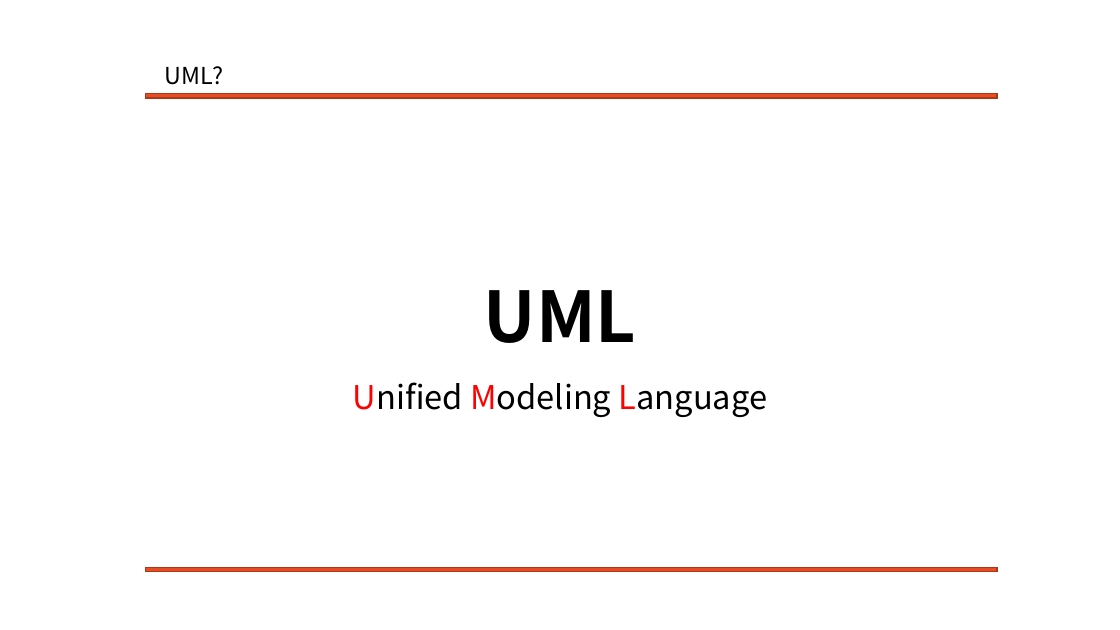
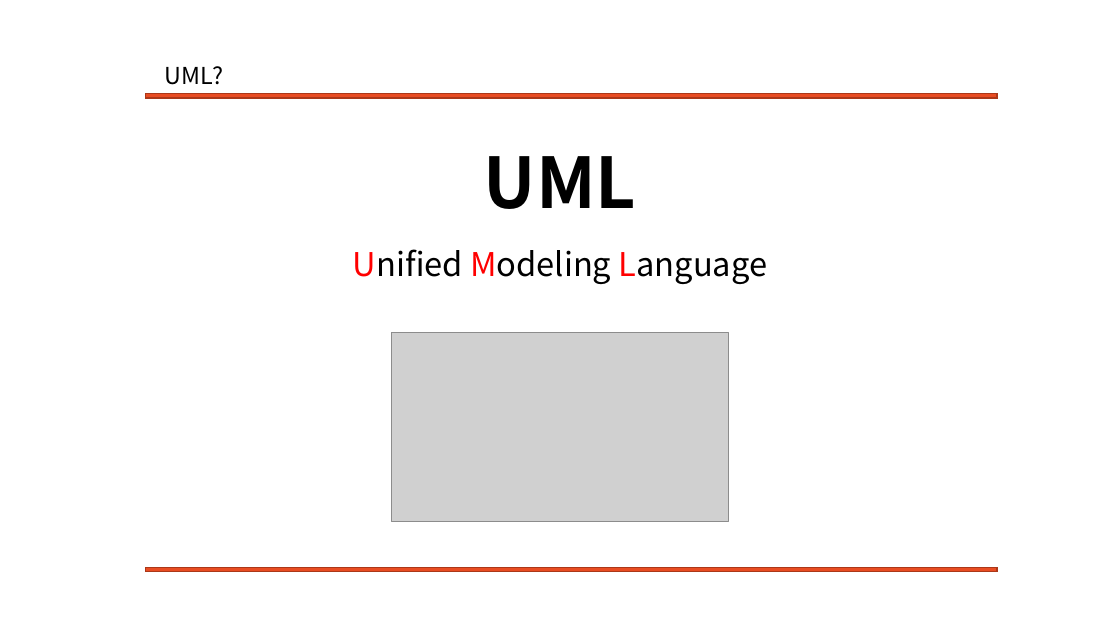
Before and after one commit to Mikusnuz/MyPractice, a slide deck: slide 2 of Study/9. UML.pptx (slide 3 before the commit). Drawn at 1120x630 pixels with LibreOffice and Linux fonts; fonts in the diff are those of the drawing; grey boxes stand for pictures. Boxes give left, top, right and bottom in pixels: in the first picture for what was removed or moved away, otherwise in the second. Text is boxed around its words. In the diff, an @@ line names an element or a change of style, - is before the commit and + after.

```diff
--- a/Study/9. UML.pptx
+++ b/Study/9. UML.pptx
@@ text "UML": place and size @@
-text "UML" at (484,290,637,343)
+text "UML" at (484,156,637,209)
@@ text "Unified Modeling Language": place and size @@
-text "Unified Modeling Language" at (353,382,768,417)
+text "Unified Modeling Language" at (353,249,768,284)
@@ picture added at (392,333,728,522) @@
```
Also in this commit, not shown: 2 other slides changed, 1 slide removed, 6 other files.
